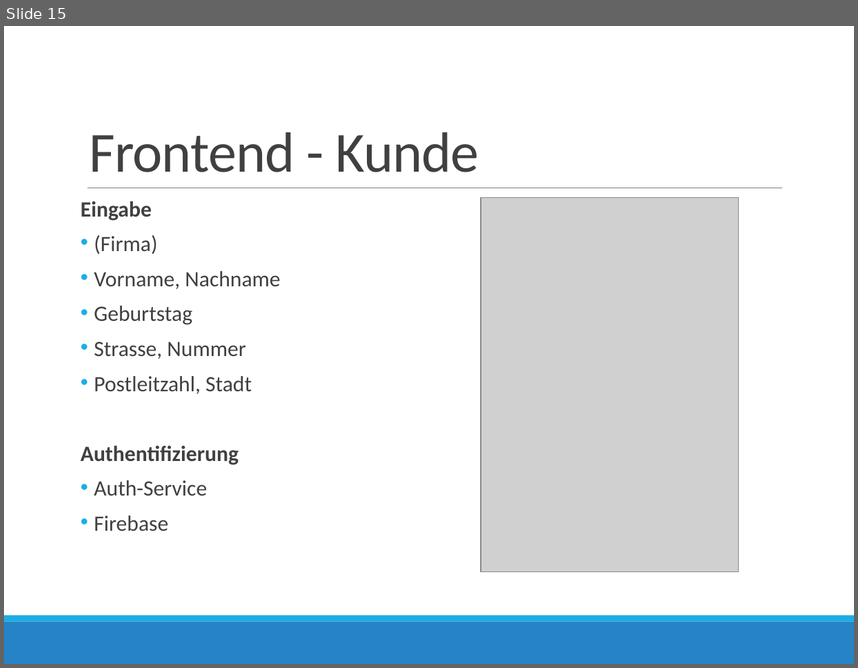
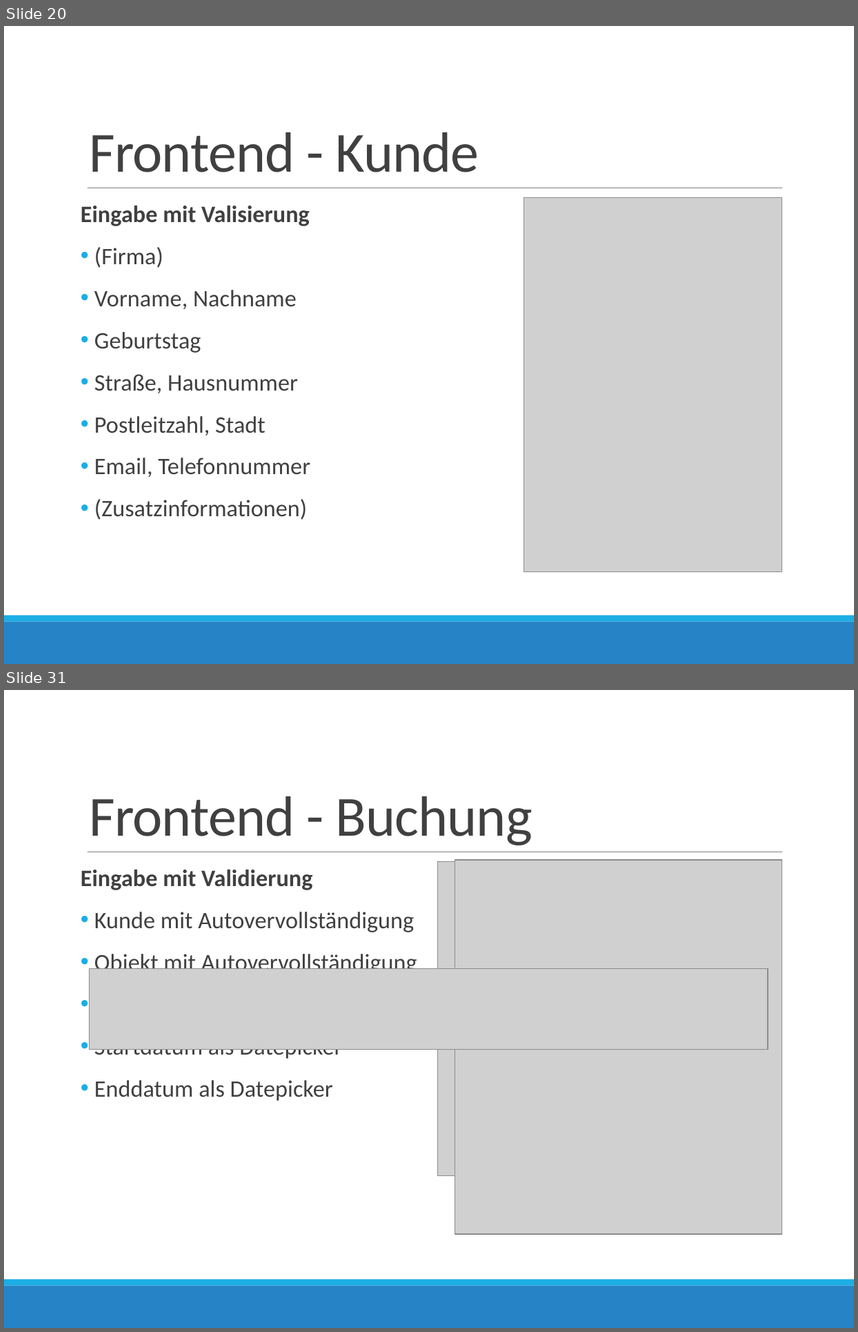
Before and after one commit to handball10/eva-ss2016, a slide deck: presentation/eva.pptx. Shown one above the other, each under a label of ours: slide 15 before the commit, slides 20 and 31 after it; the slides between them are not shown. The pictures are 858x668 and 858x1332 pixels, drawn with LibreOffice and Linux fonts; fonts in the diff are those of the drawing; grey boxes stand for pictures. Boxes give left, top, right and bottom in pixels: in the first picture for what was removed or moved away, otherwise in the second. Text is boxed around its words. In the diff, an @@ line names an element or a change of style, - is before the commit and + after.

Commit message:
update images, code, presentation

```diff
--- a/presentation/eva.pptx
+++ b/presentation/eva.pptx
@@ slide 31 added at (4,690,854,1328), background #FFFFFF; not listed: 3 template elements that a slide beside it also shows @@
@@ title added at (89,796,532,845), 48 pt, text #404040 @@
+Frontend - Buchung
@@ text added at (81,869,417,1101), 20 pt, text #404040 @@
+Eingabe mit Validierung
+• Kunde mit Autovervollständigung
+• Objekt mit Autovervollständigung
+• Personenanzahl per Dropdown
+• Startdatum als Datepicker
+• Enddatum als Datepicker
@@ picture added at (437,862,782,1175) @@
@@ picture added at (455,860,782,1234) @@
@@ picture added at (89,969,769,1049) @@
@@ what was slide 15 is now slide 20 @@
@@ slide 20 changed as well @@
@@ text at (81,205,310,226): text changed; size 18.5 to 20 pt @@
-Eingabe
+Eingabe mit Valisierung
@@ picture: place and size @@
-picture at (481,198,738,572)
+picture at (524,198,782,572)
@@ text at (94,247,297,435): size 18.5 to 20 pt in "(Firma)", "Vorname, Nachname", "Geburtstag", "Postleitzahl, Stadt"; line spacing 0.7 to 0.9 @@
@@ text at (94,374,298,393): text changed; size 18.5 to 20 pt @@
-• Strasse, Nummer
+• Straße, Hausnummer
@@ text at (94,457,310,519): text changed; size 18.5 to 20 pt @@
-Authentifizierung
-• Auth-Service
-• Firebase
+• Email, Telefonnummer
+• (Zusatzinformationen)
```
Also in this commit, not shown: 1 other slide changed, 25 other slides added, 37 other files.
